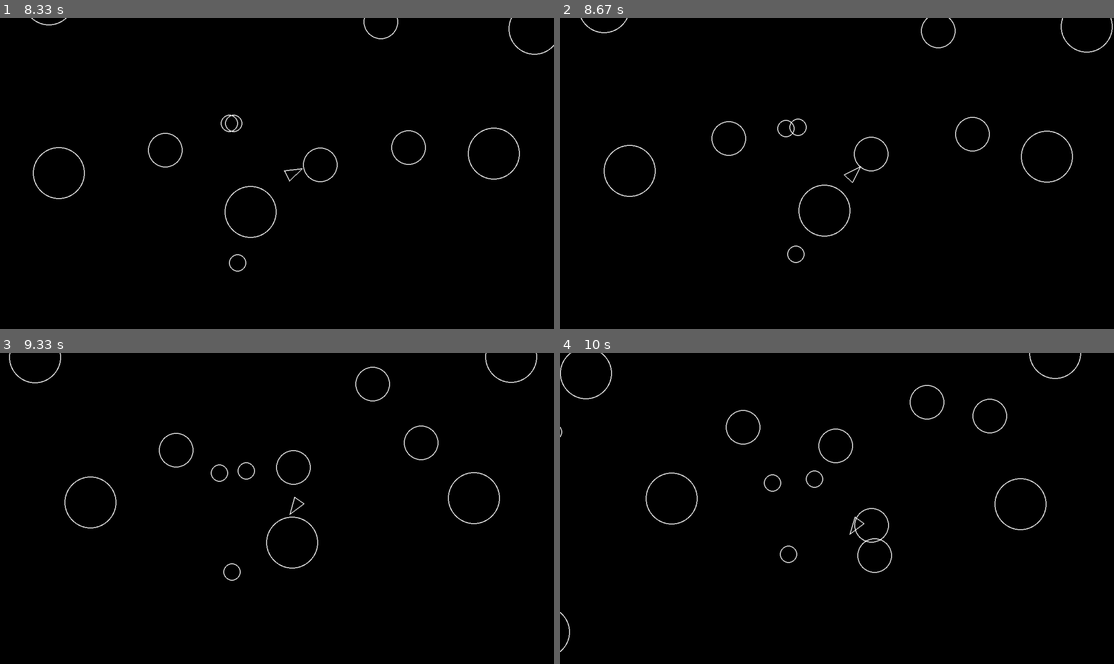
Above: before the commit, frames 1-4 (two rows, left to right).
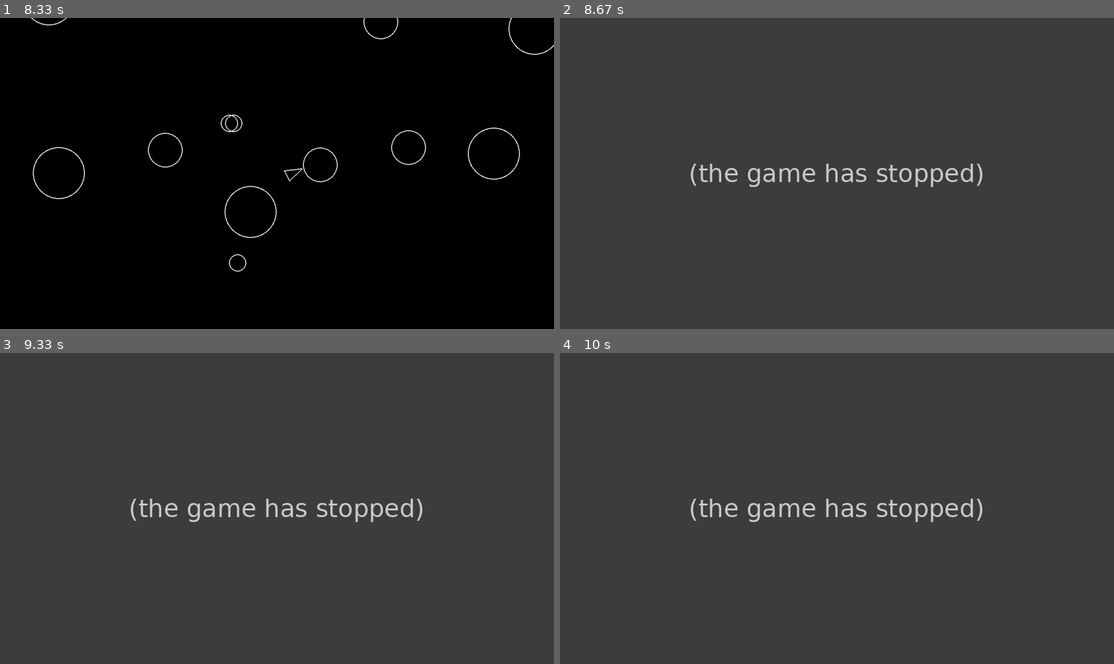
Above: after the commit, the same moments.

Repository: TLeTu/PyGame-Asteroids
Game: pygame game, started from main.py
Two runs of this game, one before a commit and one after it. Both use one fixed random seed, a clock stepped at 60 frames per second and the inputs below.
Inputs:
- Up to frame 1 (8.33 s): tap Space at 0.33, 0.73, 1.03, 1.3, 1.6, 1.73, 2.13, 2.43, 2.8, 3.1, 3.3, 3.6, 3.8, 4.13, 4.43, 4.63, 4.93, 5.2, 5.5, 5.63, 6.03, 6.33, 6.7, 7, 7.2, 7.5, 7.7, 8.03 s; hold A 0.67-1.2 s; hold A 1.23-1.63 s; hold W 1.67-2.03 s; hold D 2.07-2.7 s; hold A 2.73-3.2 s; hold D 3.23-3.7 s; hold W 3.73-4.03 s; hold D 4.07-4.53 s; hold A 4.57-5.1 s; hold A 5.13-5.53 s; hold W 5.57-5.93 s; hold D 5.97-6.6 s; hold A 6.63-7.1 s; hold D 7.13-7.6 s; hold W 7.63-7.93 s; hold D from 7.97 s (still down)
- Up to frame 2 (8.67 s): tap Space at 8.33, 8.53 s; release D at 8.43 s; hold A from 8.47 s (still down)
- Up to frame 3 (9.33 s): tap Space at 8.83, 9.1 s; release A at 9 s; hold A from 9.03 s (still down)
- Up to frame 4 (10 s): tap Space at 9.4, 9.53, 9.93 s; release A at 9.43 s; hold W 9.47-9.83 s; hold D from 9.87 s (still down)

Frame 1 is identical in both runs. In frame 2, 100% of the frame differs, in the area x 0-100%, y 0-100%; in frame 3, 100%; in frame 4, 100%.
After the commit the program exited at 8.37 s; later frames show no game.

Commit message:
Player dies

Diff:
--- a/main.py
+++ b/main.py
@@ -29,9 +29,9 @@
         updatables.update(delta)
         # Check collisions
         for asteroid in asteroids:
-            # if asteroid.collide(player):
-            #     gameOver = True
-            #     print("Game over dude")
+            if asteroid.collide(player):
+                gameOver = True
+                print("Game over dude")
             for bullet in bullets:
                 if asteroid.collide(bullet):
                     asteroid.split()
